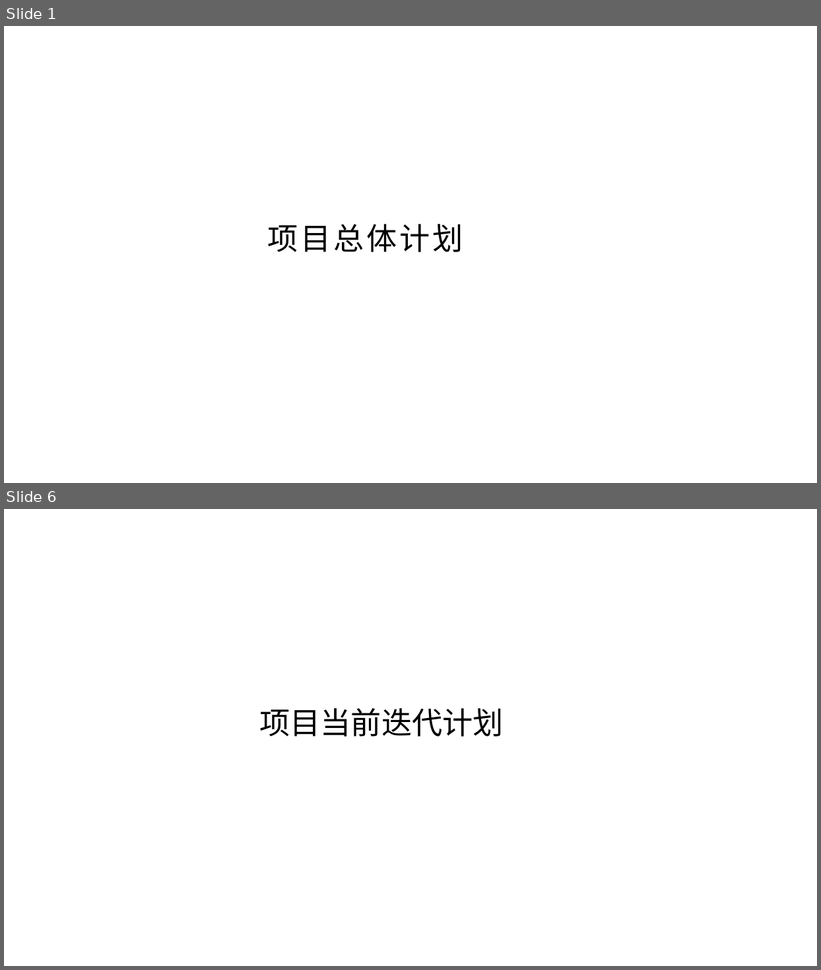
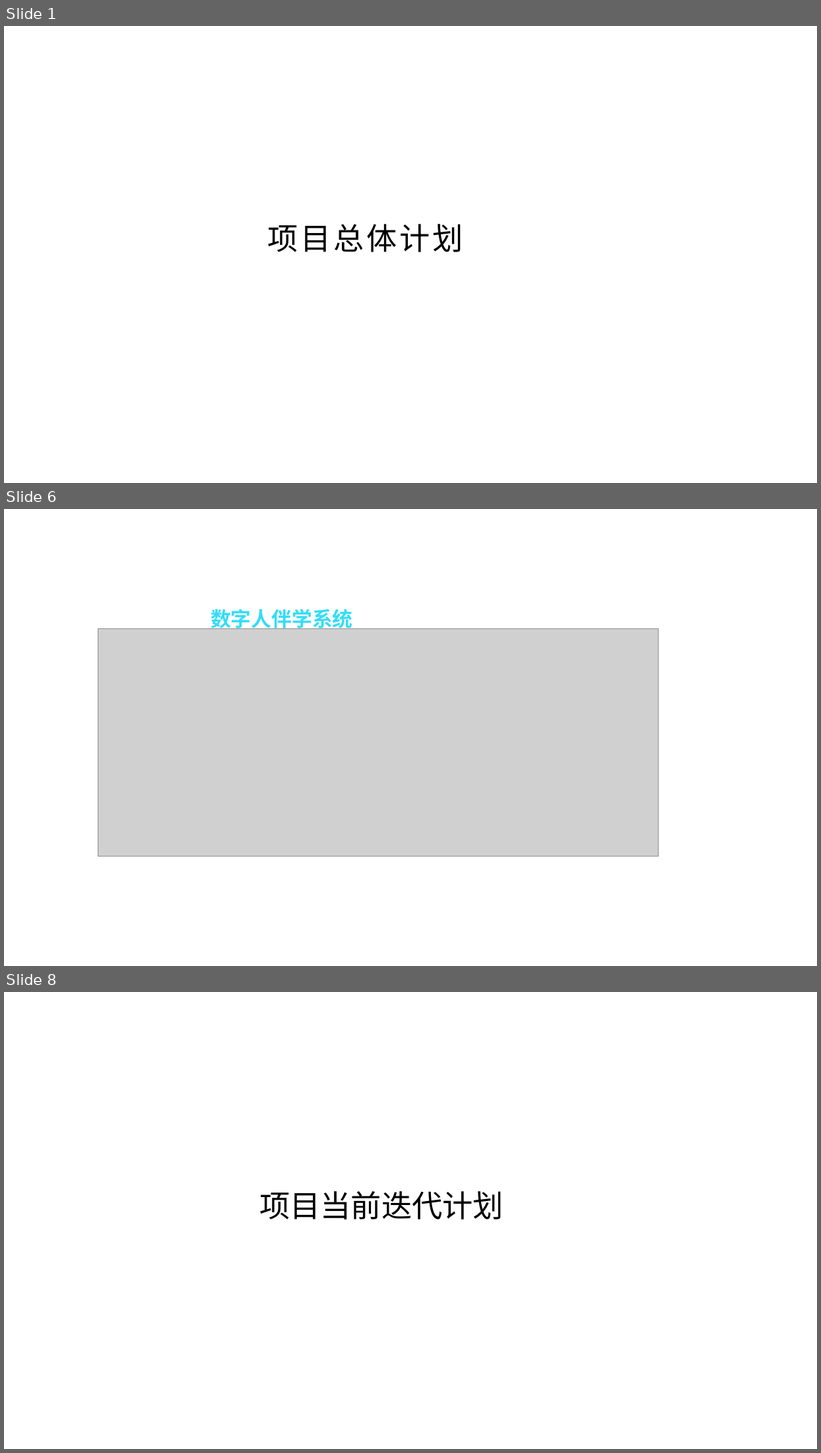
Before and after one commit to C32-SoundTech/SoundTech, a slide deck: docs/软件工程实践.pptx. Shown one above the other, each under a label of ours: slides 1 and 6 before the commit, slides 1, 6 and 8 after it; the slides between them are not shown. The pictures are 821x970 and 821x1453 pixels, drawn with LibreOffice and Linux fonts; fonts in the diff are those of the drawing; grey boxes stand for pictures. Boxes give left, top, right and bottom in pixels: in the first picture for what was removed or moved away, otherwise in the second. Text is boxed around its words. In the diff, an @@ line names an element or a change of style, - is before the commit and + after.

```diff
--- a/docs/软件工程实践.pptx
+++ b/docs/软件工程实践.pptx
@@ slide 6 added at box(4, 509, 817, 966), background #FFFFFF @@
@@ text added at box(211, 609, 353, 632), 24 pt, text gradient #3D6AFD to #33DDF8, bold @@
+数字人伴学系统
@@ picture added at box(98, 628, 659, 857) @@
@@ what was slide 6 is now slide 8 @@
```
Also in this commit, not shown: 5 other slides added, 4 slides removed.
